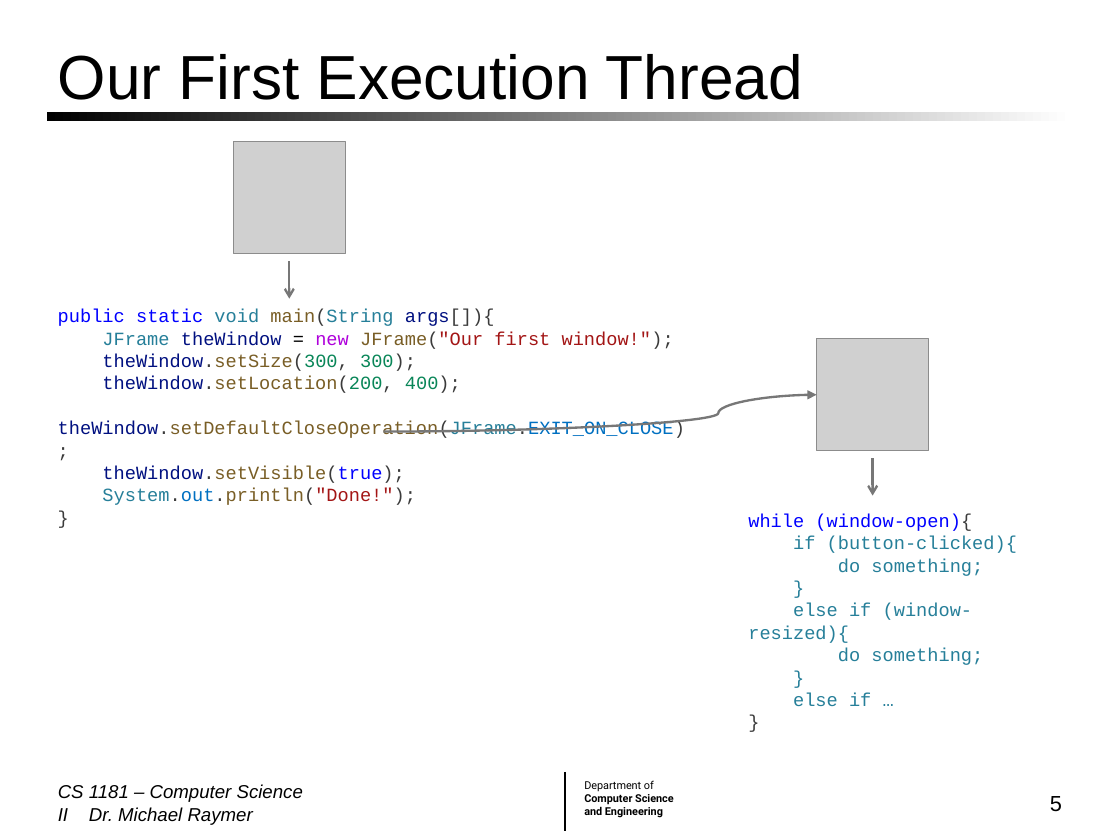
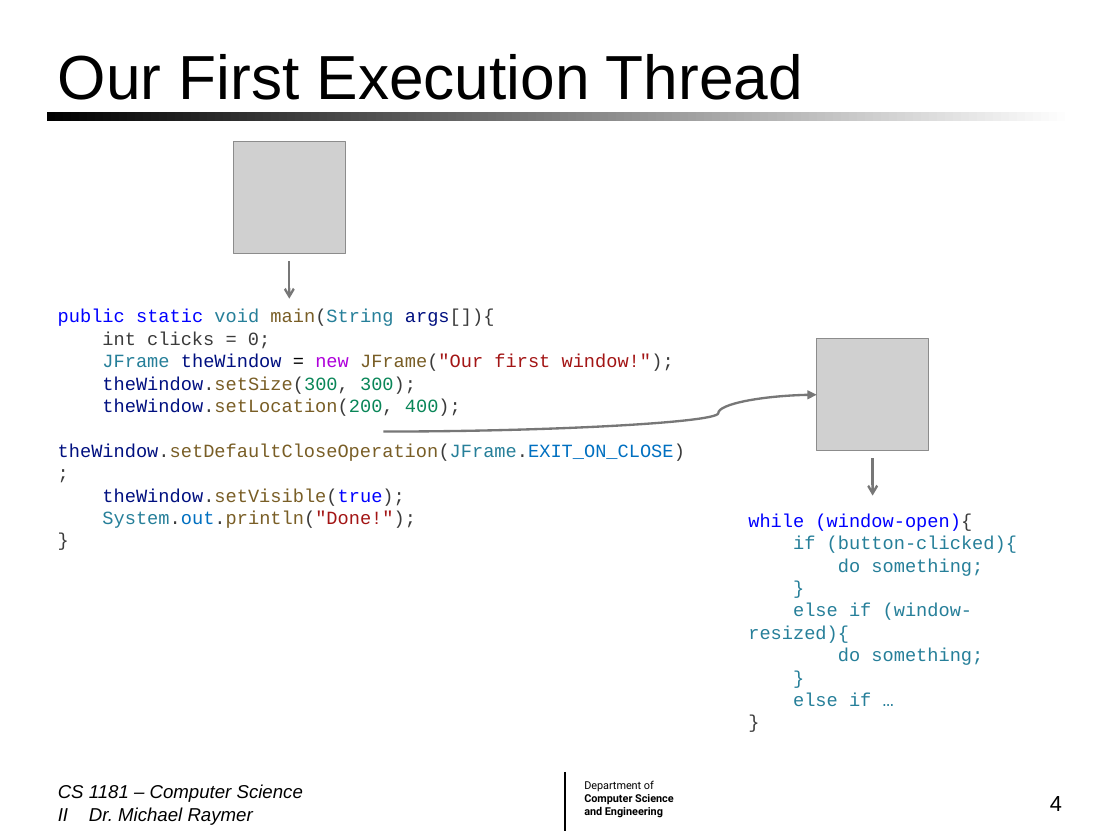
Before and after one commit to mraymer/CS1181_FA24, a slide deck: slide 4 of Lecture Slides/04 Graphics and GUIs.pptx (slide 5 before the commit). Drawn at 1120x840 pixels with LibreOffice and Linux fonts; fonts in the diff are those of the drawing; grey boxes stand for pictures; background and template pictures are left out. Boxes give left, top, right and bottom in pixels: in the first picture for what was removed or moved away, otherwise in the second. Text is boxed around its words. In the diff, an @@ line names an element or a change of style, - is before the commit and + after.

Commit message:
Lecture 9-25-24

```diff
--- a/Lecture Slides/04 Graphics and GUIs.pptx
+++ b/Lecture Slides/04 Graphics and GUIs.pptx
@@ text at (102,332,270,349): paragraph added @@
+int clicks = 0;
@@ page number at (1050,796,1062,811): text changed @@
-5
+4
```
Also in this commit, not shown: 5 other slides changed, 1 slide removed, 2 other files.
